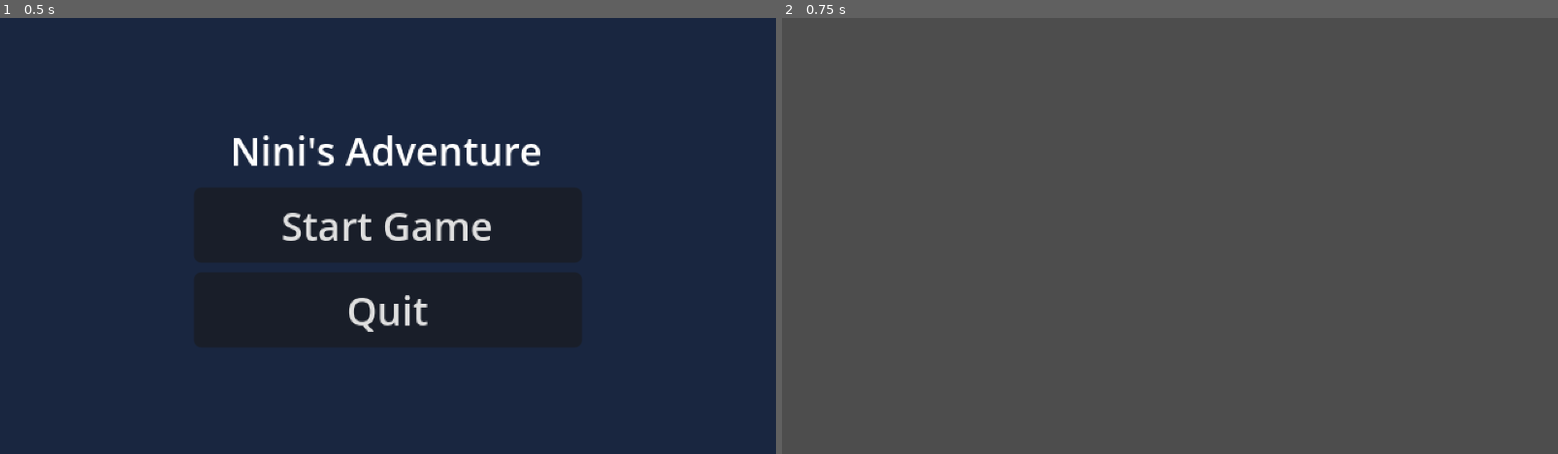
Above: before the commit, frames 1-2 (left to right).
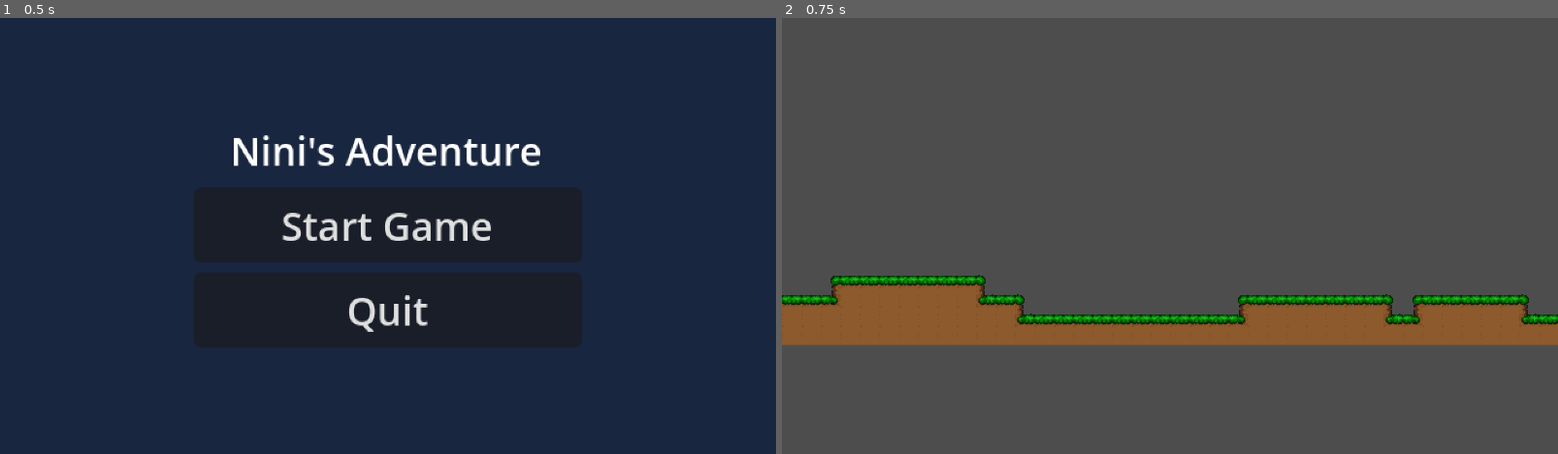
Above: after the commit, the same moments.

Repository: PsyburGai/ninis-adventure
Game: Godot game, scene res://source/scenes/levels/main_menu.tscn
The game is run twice, just before and just after one commit, with the same random seed, the same clock (stepped at 60 frames per second) and the same inputs.
Inputs:
- Up to frame 1 (0.5 s): no input
- Up to frame 2 (0.75 s): click "Start Game" at 0.5 s

Frame 1 is identical in both runs. In frame 2, 11% of the frame differs, in the area x 0-100%, y 58-76%.

Commit message:
Fix camera zoom - set to 0.5 to zoom out and fix negative flip

Diff:
--- a/source/scenes/levels/level_1_1.tscn
+++ b/source/scenes/levels/level_1_1.tscn
@@ -1,18 +1,17 @@
-[gd_scene format=3 uid="uid://level_1_1"]
+[gd_scene format=3 uid="uid://bpvehe4my53m3"]
 
 [ext_resource type="PackedScene" uid="uid://dt2g7bysjtcq7" path="res://maps/world1/level_1-1.tmx" id="1_map"]
 
-[node name="Level1_1" type="Node2D"]
+[node name="Level1_1" type="Node2D" unique_id=1208219098]
 
-[node name="TiledMap" parent="." instance=ExtResource("1_map")]
+[node name="TiledMap" parent="." unique_id=367186168 instance=ExtResource("1_map")]
+position = Vector2(0, -246)
 
-[node name="Camera2D" type="Camera2D" parent="."]
-enabled = true
+[node name="Camera2D" type="Camera2D" parent="." unique_id=1527669729]
+zoom = Vector2(0.5, 0.5)
+limit_left = 0
+limit_top = -9999
+limit_right = 2560
+limit_bottom = 9999
 position_smoothing_enabled = true
-position_smoothing_speed = 5.0
 drag_horizontal_enabled = true
-drag_vertical_enabled = false
-limit_left = 0
-limit_right = 2560
-limit_top = -9999
-limit_bottom = 9999
